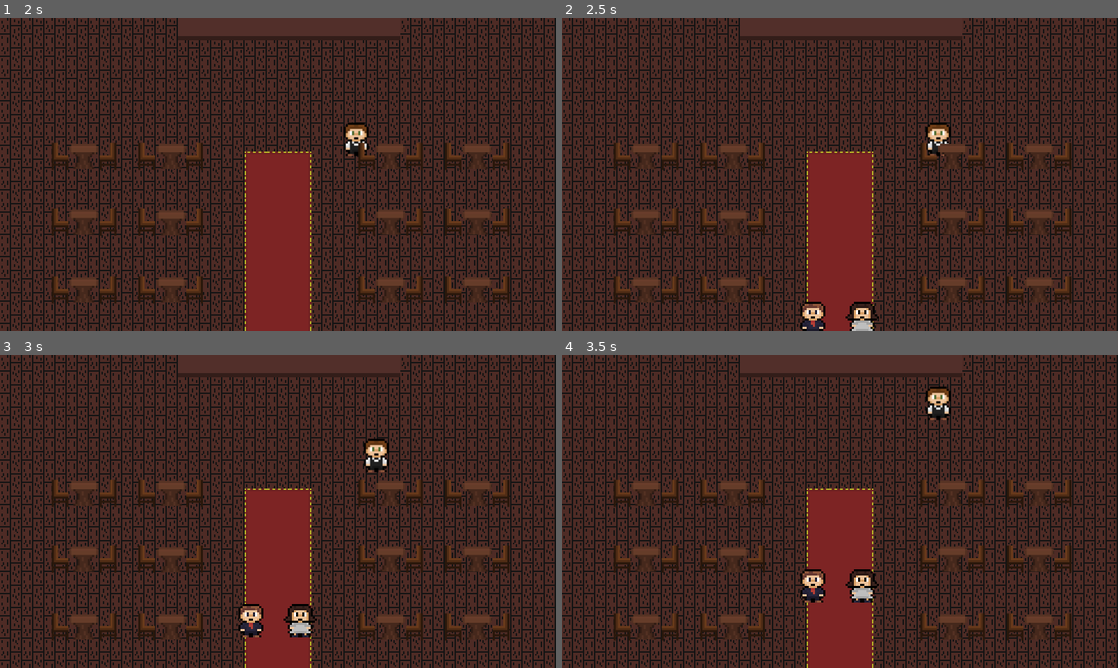
Above: before the commit, frames 1-4 (two rows, left to right).
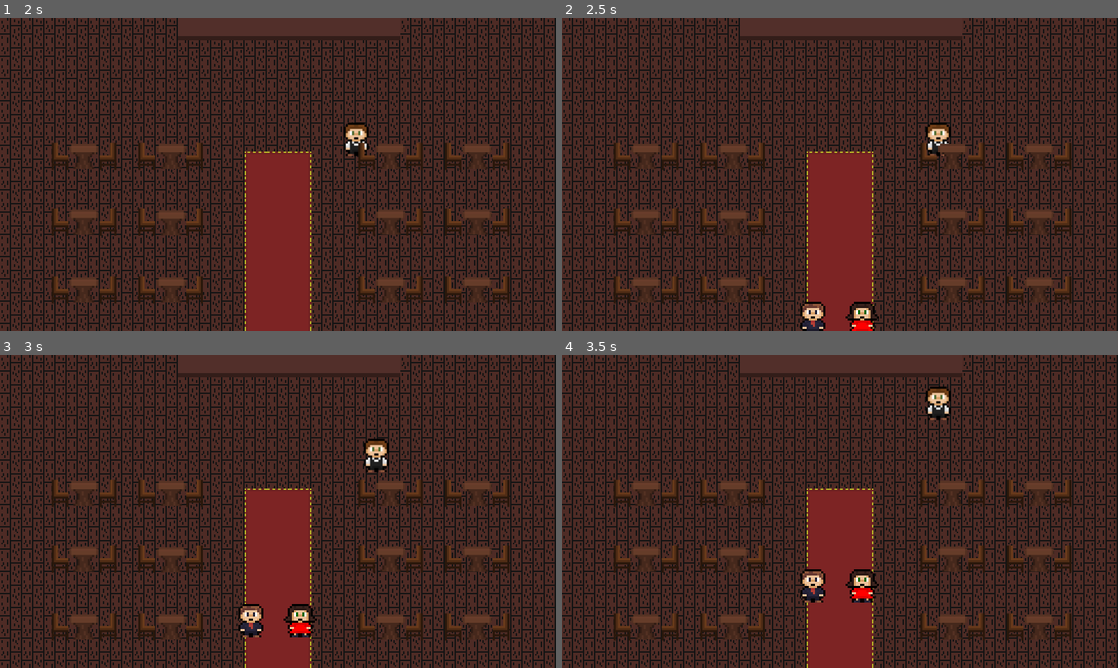
Above: after the commit, the same moments.

Repository: samw-26/Romantic-Evening
Game: Godot game, scene res://Assets/Scenes/restaurant.tscn
Same seed, same stepped clock (60 frames per second), same inputs: the game is played once before the commit and once after it.
Inputs:
- Up to frame 1 (2 s): tap Enter at 0.5 s; hold D (right) 0.53-1.28 s; hold S (down) from 1.28 s (still down)
- Up to frame 2 (2.5 s): release S (down) at 2.03 s; hold D (right) from 2.03 s (still down)
- Up to frame 3 (3 s): release D (right) at 2.78 s; hold W (up) from 2.78 s (still down)
- Up to frame 4 (3.5 s): keep holding W (up)

Frame 1 is identical in both runs. In frame 2, 0.1% of the frame differs, in the area x 52-56%, y 93-100%; in frame 3, 0.1%; in frame 4, 0.1%.

Commit message:
Hunger and Exit Timer, Area2D Detection
Implemented ability to stop hunger and exit timer once customers are satisfied. Made it so Area2D has an in range variable so player can stand in the area 2d and wait instead of needing to re enter if they were standing in it before for plates and couples.

Diff:
--- a/Assets/Scenes/couple.gd
+++ b/Assets/Scenes/couple.gd
@@ -15,16 +15,21 @@
 var hunger_started: bool = false
 var unsatisfied: bool = false
 var freed_table: bool = false
+var in_range: bool = false
 
 #Find table
 var table: Node2D
 var table_destination: Vector2
 var direction: Vector2 = Vector2.ZERO
 
-#Ordering
+#Ordering/Dining
 var order_options: Array = ["Steak","Spaghetti","Salad"]
 var man_order: String
 var woman_order: String
+var man_bubble: Sprite2D
+var woman_bubble: Sprite2D
+var man_question: Sprite2D
+var woman_question: Sprite2D
 var man_food: Sprite2D
 var woman_food: Sprite2D
 
@@ -32,11 +37,22 @@
 var moods: Array = ["Hungry", "Awkward", "Unromantic"]
 
 func _ready() -> void:
+	#Choose orders
+	man_order = order_options.pick_random()
+	woman_order = order_options.pick_random()
+	#Nodes
+	man_bubble = get_node("%ManOrder")
+	man_question = %ManOrder/Question
+	man_food = get_node("%ManOrder/"+man_order)
+	woman_bubble = get_node("%WomanOrder")
+	woman_question = %WomanOrder/Question
+	woman_food = get_node("%WomanOrder/"+woman_order)
 	#Setup
-	%ManOrder.hide()
-	%ManOrder/Question.show()
-	%WomanOrder.hide()
-	%WomanOrder/Question.show()
+	man_bubble.hide()
+	man_question.show()
+	woman_bubble.hide()
+	woman_question.show()
+
 	#Randomize woman
 	var random_eye_color = [Color.BLUE,Color.DARK_GREEN,Color.SADDLE_BROWN,Color.BLACK].pick_random()
 	var random_dress_color = [Color.BLUE,Color.DARK_VIOLET,Color.RED,Color.WEB_GREEN,Color.CORAL,Color.DARK_ORANGE,Color.DIM_GRAY,Color.WEB_PURPLE, Color.GRAY,Color.CRIMSON,Color.ORANGE,Color.ORANGE_RED].pick_random()
@@ -47,13 +63,7 @@
 	table = Global.request_table()
 	table_destination = table.position
 
-	#Choose orders
-	man_order = order_options.pick_random()
-	woman_order = order_options.pick_random()
-
-	#Food node
-	man_food = get_node("%ManOrder/"+man_order)
-	woman_food = get_node("%WomanOrder/"+woman_order)
+
 
 func _process(_delta: float) -> void:
 	#Go to table
@@ -65,7 +75,7 @@
 		if !ready_to_order:
 			await get_tree().create_timer(2).timeout
 			ready_to_order = true
-		if !order1_received or !order2_received:
+		elif ready_to_order:
 			order()
 	#Unsatisfied customer(Exiting)
 	if unsatisfied:
@@ -89,6 +99,49 @@
 	else:
 		direction = Vector2.ZERO
 		at_table = true
+
+#Ordering
+func order() -> void:
+	#Start getting hungy
+	if !hunger_started:
+		%StatusTimer.start()
+		hunger_started = true
+	#Man and woman show question mark bubbles
+	if !has_ordered and !man_bubble.visible and !woman_bubble.visible:
+		man_bubble.show()
+		woman_bubble.show()
+
+	#Take order if in range
+	if in_range:
+		#Show food when in range and have not ordered
+		if !has_ordered:
+			has_ordered = true
+			man_question.hide()
+			woman_question.hide()
+			man_food.show()
+			woman_food.show()
+			Global.take_order(man_order,woman_order)
+		#Attempt to serve food if has ordered
+		elif has_ordered:
+			if !order1_received:
+				order1_received = Global.waiter.serve_food(man_order)
+				if order1_received:
+					man_food.hide()
+					man_bubble.hide()
+			if !order2_received:
+				order2_received = Global.waiter.serve_food(woman_order)
+				if order2_received:
+					woman_food.hide()
+					woman_bubble.hide()
+
+	#Stop status timer early if food given
+	if order1_received and order2_received and !%StatusTimer.is_stopped():
+		%StatusTimer.stop()
+
+	#If both man and woman are pleased, stop exit timer
+	if %FlickerTimerMan.is_stopped() and %FlickerTimerWoman.is_stopped() and !%ExitTimer.is_stopped():
+		%ExitTimer.stop()
+
 
 #Exit Restaurant
 func exit_restaurant() -> void:
@@ -109,43 +162,20 @@
 	else:
 		Global.couple_count -= 1
 		queue_free()
-#Ordering
-func order() -> void:
-	#Start getting hungy
-	if !hunger_started:
-		%HungerTimer.start()
-		hunger_started = true
-	#Man
-	if !order1_received:
-		%ManOrder.show()
-	else:
-		%ManOrder.hide()
-	#Woman
-	if !order2_received:
-		%WomanOrder.show()
-	else:
-		%WomanOrder.hide()
 
 #Take Order
 func _on_area_2d_body_entered(body: Node2D) -> void:
 	if body is Waiter:
-		body = body as Waiter
-		if !has_ordered and ready_to_order:
-			has_ordered = true
-			%ManOrder/Question.hide()
-			%WomanOrder/Question.hide()
-			man_food.show()
-			woman_food.show()
-			Global.take_order(man_order,woman_order)
-		elif has_ordered:
-			if !order1_received:
-				order1_received = body.serve_food(man_order)
-			if !order2_received:
-				order2_received = body.serve_food(woman_order)
-
-
-func _on_hunger_timer_timeout() -> void:
-	%ExitTimer.start()
+		in_range = true
+
+func _on_area_2d_body_exited(body: Node2D) -> void:
+	if body is Waiter:
+		in_range = false
+
+func _on_status_timer_timeout() -> void:
+	#Hunger status
+	if !order1_received or !order2_received:
+		%ExitTimer.start()
 	if !order1_received and !order2_received:
 		%FlickerTimerMan.start()
 		%FlickerTimerWoman.start()
@@ -155,18 +185,16 @@
 		%FlickerTimerWoman.start()
 
 func _on_flicker_timer_man_timeout() -> void:
-	var question = %ManOrder/Question
 	if !has_ordered:
-		question.visible = !question.visible
+		man_question.visible = !man_question.visible
 	elif has_ordered and !order1_received:
 		man_food.visible = !man_food.visible
 	else:
 		%FlickerTimerMan.stop()
 
 func _on_flicker_timer_woman_timeout() -> void:
-	var question = %WomanOrder/Question
 	if !has_ordered:
-		question.visible = !question.visible
+		woman_question.visible = !woman_question.visible
 	elif has_ordered and !order2_received:
 		woman_food.visible = !woman_food.visible
 	else:
--- a/Assets/Scenes/couple.tscn
+++ b/Assets/Scenes/couple.tscn
@@ -105,16 +105,16 @@
 position = Vector2(71, 18.5)
 shape = SubResource("RectangleShape2D_ykbt0")
 
-[node name="HungerTimer" type="Timer" parent="."]
+[node name="StatusTimer" type="Timer" parent="."]
 unique_name_in_owner = true
-wait_time = 30.0
+wait_time = 20.0
 one_shot = true
 
-[node name="FlickerTimerMan" type="Timer" parent="HungerTimer"]
+[node name="FlickerTimerMan" type="Timer" parent="StatusTimer"]
 unique_name_in_owner = true
 wait_time = 0.3
 
-[node name="FlickerTimerWoman" type="Timer" parent="HungerTimer"]
+[node name="FlickerTimerWoman" type="Timer" parent="StatusTimer"]
 unique_name_in_owner = true
 wait_time = 0.3
 
@@ -129,8 +129,9 @@
 position = Vector2(71, 2)
 shape = SubResource("RectangleShape2D_q860f")
 
-[connection signal="timeout" from="HungerTimer" to="." method="_on_hunger_timer_timeout"]
-[connection signal="timeout" from="HungerTimer/FlickerTimerMan" to="." method="_on_flicker_timer_man_timeout"]
-[connection signal="timeout" from="HungerTimer/FlickerTimerWoman" to="." method="_on_flicker_timer_woman_timeout"]
+[connection signal="timeout" from="StatusTimer" to="." method="_on_status_timer_timeout"]
+[connection signal="timeout" from="StatusTimer/FlickerTimerMan" to="." method="_on_flicker_timer_man_timeout"]
+[connection signal="timeout" from="StatusTimer/FlickerTimerWoman" to="." method="_on_flicker_timer_woman_timeout"]
 [connection signal="timeout" from="ExitTimer" to="." method="_on_exit_timer_timeout"]
 [connection signal="body_entered" from="Area2D" to="." method="_on_area_2d_body_entered"]
+[connection signal="body_exited" from="Area2D" to="." method="_on_area_2d_body_exited"]
--- a/Assets/Scenes/global.gd
+++ b/Assets/Scenes/global.gd
@@ -12,6 +12,9 @@
 const max_couples: int = 12
 var couple_count: int = 0
 var game_started: bool = false
+
+#Waiter
+var waiter: Waiter
 
 #Game loop
 func _process(_delta: float) -> void:
--- a/Assets/Scenes/plate.gd
+++ b/Assets/Scenes/plate.gd
@@ -2,12 +2,21 @@
 
 var order: String
 var available: bool = true
+var in_range: bool = false
 var steak_time: int = 6
 var spaghetti_time: int = 4
 var salad_time: int = 2
 
 func _ready() -> void:
 	hide()
+
+func _process(_delta: float) -> void:
+	if in_range:
+		if visible and Global.waiter.food_carried.size() < Global.waiter.carry_capacity:
+			available = true
+			get_node("%Food/"+order).hide()
+			Global.waiter.pick_up_food(order)
+			hide()
 
 func food_ready(food: String) -> void:
 	order = food
@@ -18,9 +27,8 @@
 #Pick up plate
 func _on_body_entered(body: Node2D) -> void:
 	if body is Waiter:
-		body = body as Waiter
-		if visible and body.food_carried.size() < body.carry_capacity:
-			available = true
-			get_node("%Food/"+order).hide()
-			body.pick_up_food(order)
-			hide()
+		in_range = true
+
+func _on_body_exited(body: Node2D) -> void:
+	if body is Waiter:
+		in_range = false
--- a/Assets/Scenes/plate.tscn
+++ b/Assets/Scenes/plate.tscn
@@ -42,3 +42,4 @@
 shape = SubResource("RectangleShape2D_fyqxo")
 
 [connection signal="body_entered" from="." to="." method="_on_body_entered"]
+[connection signal="body_exited" from="." to="." method="_on_body_exited"]
--- a/Assets/Scenes/restaurant.gd
+++ b/Assets/Scenes/restaurant.gd
@@ -10,6 +10,7 @@
 	await get_tree().create_timer(2).timeout #Wait before starting spawning
 	spawn_couple()
 	$SpawnTimer.start()
+	Global.waiter = %Waiter
 	Global.game_started = true
 
 func _on_spawn_timer_timeout() -> void:
